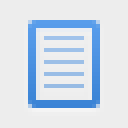
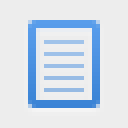
Before/after of a 128px x 128px layered artwork. What changed in the layer stack:
painted on "200% icon-blue@2x.png, icon-blue.png" over [44, 36, 84, 92]
